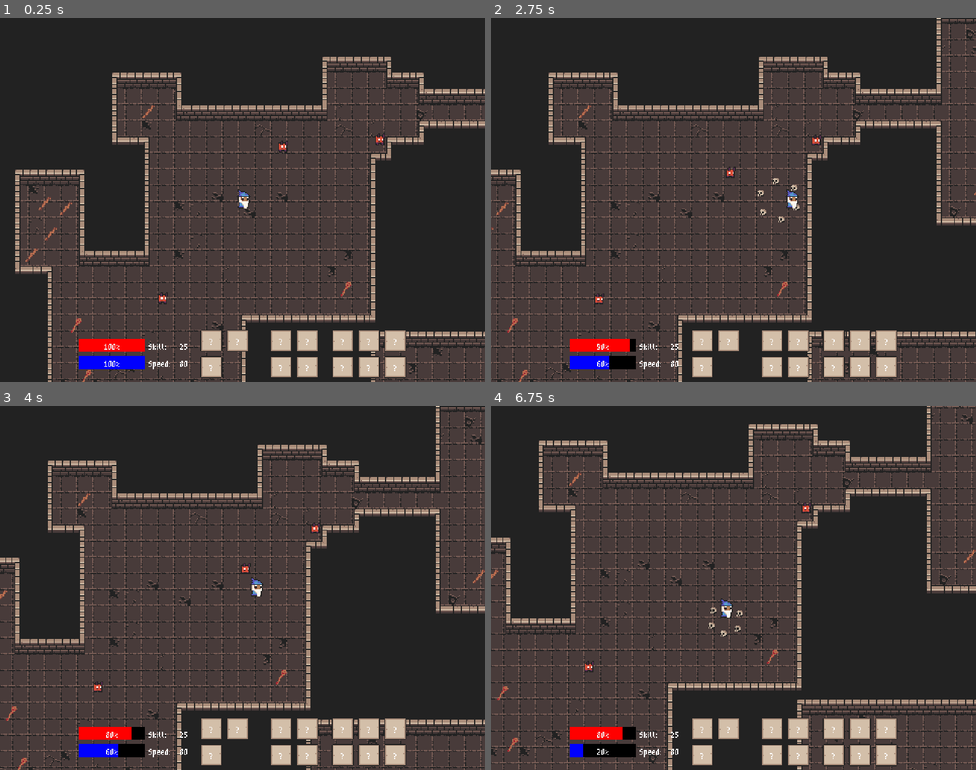
Above: before the commit, frames 1-4 (two rows, left to right).
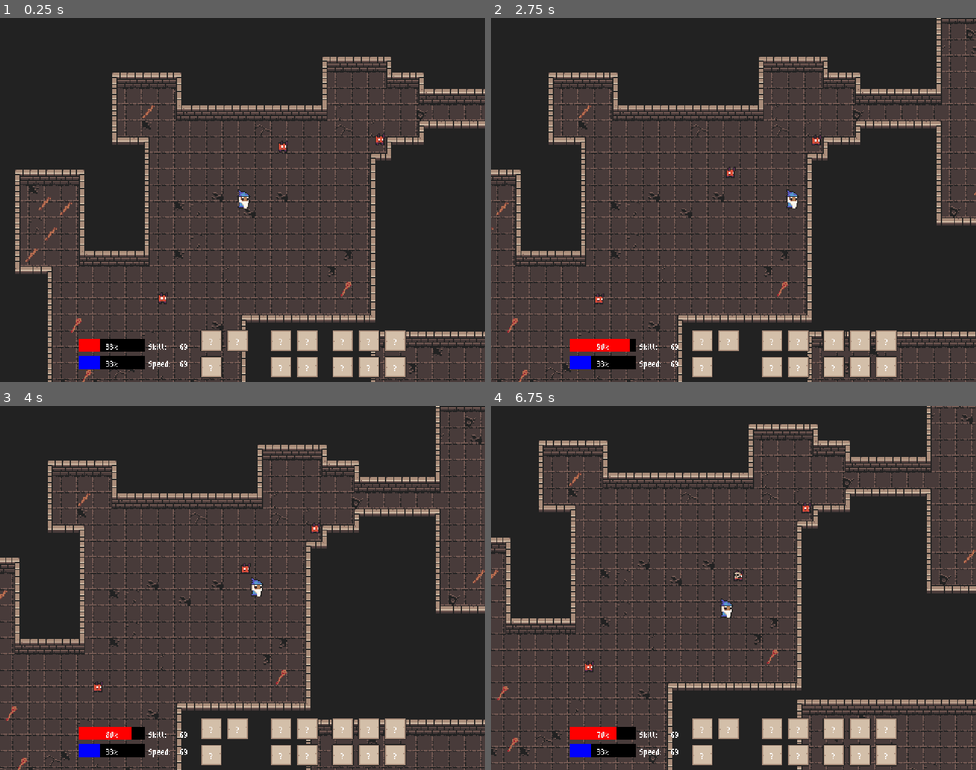
Above: after the commit, the same moments.

Repository: lownpho/mages
Game: Godot game, scene res://scenes/world.tscn
Two runs of this game, one before a commit and one after it. Both use one fixed random seed, a clock stepped at 60 frames per second and the inputs below.
Inputs (mouse positions are in pixels of both pictures, inside the frame that each line leads up to):
- Up to frame 1 (0.25 s): no input
- Up to frame 2 (2.75 s): tap Enter at 0.5 s; move the mouse to (840, 181) at 0.52 s; press the mouse at (840, 181) at 0.53 s; hold D (right) 0.53-1.25 s; release the mouse at (840, 181) at 1.25 s; drag from (636, 218) to (786, 200) at 1.27 s; move the mouse to (782, 119) at 2.02 s; press the mouse at (782, 119) at 2.03 s; hold D (right) from 2.03 s (still down)
- Up to frame 3 (4 s): release D (right) at 2.75 s; release the mouse at (291, 507) at 2.75 s; drag from (218, 660) to (237, 558) at 2.77 s; tap Space at 3.5 s; move the mouse to (388, 642) at 3.52 s; press the mouse at (388, 642) at 3.53 s; hold A (left) from 3.53 s (still down); right-click (388, 642) at 3.6 s
- Up to frame 4 (6.75 s): release A (left) at 4.25 s; release the mouse at (879, 642) at 4.25 s; drag from (588, 533) to (588, 686) at 4.27 s; move the mouse to (757, 588) at 5.02 s; press the mouse at (757, 588) at 5.03 s; hold S (down) 5.03-5.75 s; release the mouse at (757, 588) at 5.75 s; drag from (660, 497) to (971, 566) at 5.77 s; move the mouse to (840, 569) at 6.52 s; press the mouse at (840, 569) at 6.53 s; hold W (up) from 6.53 s (still down)

The runs differ from the first frame. In frame 1, 0.7% of the frame differs, in the area x 20-39%, y 88-97%; in frame 2, 0.3%; in frame 3, 0.1%; in frame 4, 0.3%.
Error after the commit: Invalid access to property or key 'item_equipped' on a base object of type 'Node (global_event.gd)'. (res://characters/player/player.gd:35)

Commit message:
Player starts with no weapon

Diff:
--- a/characters/player/player.gd
+++ b/characters/player/player.gd
@@ -5,7 +5,6 @@
 @export var skill: int = 25
 @export var speed: int = 80
 @export var focus_mana_recover: int = 1
-@export var weapon_scene: PackedScene
 
 @onready var hurtbox = $Hurtbox
 @onready var fsm: FSM = $FSM
@@ -17,9 +16,6 @@
 var ui_dragging: bool = false
 
 func _ready() -> void:
-	weapon = weapon_scene.instantiate()
-	add_child(weapon)
-
 	var idle_state = $FSM/Idle
 	idle_state.on_physics_update.connect(_on_idle_physics_update)
 	var move_state = $FSM/Move
@@ -34,7 +30,10 @@
 	mana = max_mana
 
 	focus_timer.timeout.connect(_recover_mana)
+
 	GlobalEvent.drag_state_changed.connect(_on_drag_state_changed)
+	GlobalEvent.item_equipped.connect(_change_item)
+	GlobalEvent.item_unequipped.connect(_remove_item)
 
 	# Change format here!
 	GlobalEvent.emit_signal("player_max_health_changed", max_health)
@@ -50,6 +49,9 @@
 	return Vector2(direction_x, direction_y).normalized()
 
 func _handle_weapon_input() -> void:
+	if !weapon:
+		return
+
 	# The fact that the first fire goes off even when ui_dragging it's not a bug but a feature
 	if Input.is_action_pressed("weapon") and mana >= weapon.mana_cost and weapon.can_fire and !ui_dragging:
 		var mouse_position = get_global_mouse_position()
@@ -118,11 +120,25 @@
 	if health <= 0:
 		_die()
 
-func change_weapon(new_weapon: PackedScene) -> void:
-	weapon.queue_free()
+func _remove_weapon() -> void:
+	if weapon:
+		weapon.queue_free()
+
+func _change_weapon(new_weapon: PackedScene) -> void:
+	_remove_weapon()
 	weapon = new_weapon.instantiate()
 	weapon.name = "Weapon"
 	add_child(weapon)
 
+func _change_item(item_scene: PackedScene, item_type: GlobalDefs.ItemType) -> void:
+	if item_type == GlobalDefs.ItemType.WEAPON:
+		_change_weapon(item_scene)
+		return
+
+func _remove_item(item_type: GlobalDefs.ItemType) -> void:
+	if item_type == GlobalDefs.ItemType.WEAPON:
+		_remove_weapon()
+		return
+
 func _on_drag_state_changed(is_dragging: bool) -> void:
 	ui_dragging = is_dragging
--- a/characters/player/player.tscn
+++ b/characters/player/player.tscn
@@ -1,11 +1,8 @@
-[gd_scene load_steps=9 format=3 uid="uid://cqjpouw1xepax"]
+[gd_scene load_steps=6 format=3 uid="uid://cqjpouw1xepax"]
 
 [ext_resource type="Script" uid="uid://b2onc5amgnybm" path="res://characters/player/player.gd" id="1_xxgcw"]
 [ext_resource type="PackedScene" uid="uid://dwcx7ak7tsow2" path="res://components/generic/fsm.tscn" id="2_5dc8e"]
-[ext_resource type="PackedScene" uid="uid://cfprbr6vp5rv6" path="res://characters/player/weapons/test_multiple/test_multiple_weapon.tscn" id="2_dirf7"]
 [ext_resource type="Texture2D" uid="uid://cj2fu8oh0evtu" path="res://tilemaps/tile_atlas.png" id="2_xxgcw"]
-[ext_resource type="PackedScene" uid="uid://kaln6ihe6bem" path="res://components/items/weapons/ring_bullet_weapon.tscn" id="3_dirf7"]
-[ext_resource type="PackedScene" uid="uid://babyx8ub5np0j" path="res://components/items/bullets/base_bullet.tscn" id="4_idpv6"]
 [ext_resource type="PackedScene" uid="uid://dlopyrxmowwhk" path="res://components/generic/hurtbox.tscn" id="5_c6leb"]
 
 [sub_resource type="CircleShape2D" id="CircleShape2D_e5uuo"]
@@ -15,7 +12,6 @@
 collision_layer = 16
 motion_mode = 1
 script = ExtResource("1_xxgcw")
-weapon_scene = ExtResource("2_dirf7")
 
 [node name="CollisionShape2D" type="CollisionShape2D" parent="."]
 shape = SubResource("CircleShape2D_e5uuo")
@@ -34,12 +30,6 @@
 drag_horizontal_enabled = true
 drag_vertical_enabled = true
 
-[node name="Weapon" parent="." instance=ExtResource("3_dirf7")]
-num_bullets = 6
-bullet_scene = ExtResource("4_idpv6")
-fire_cooldown = 1.0
-mana_cost = 2
-
 [node name="Hurtbox" parent="." instance=ExtResource("5_c6leb")]
 collision_mask = 512
 
